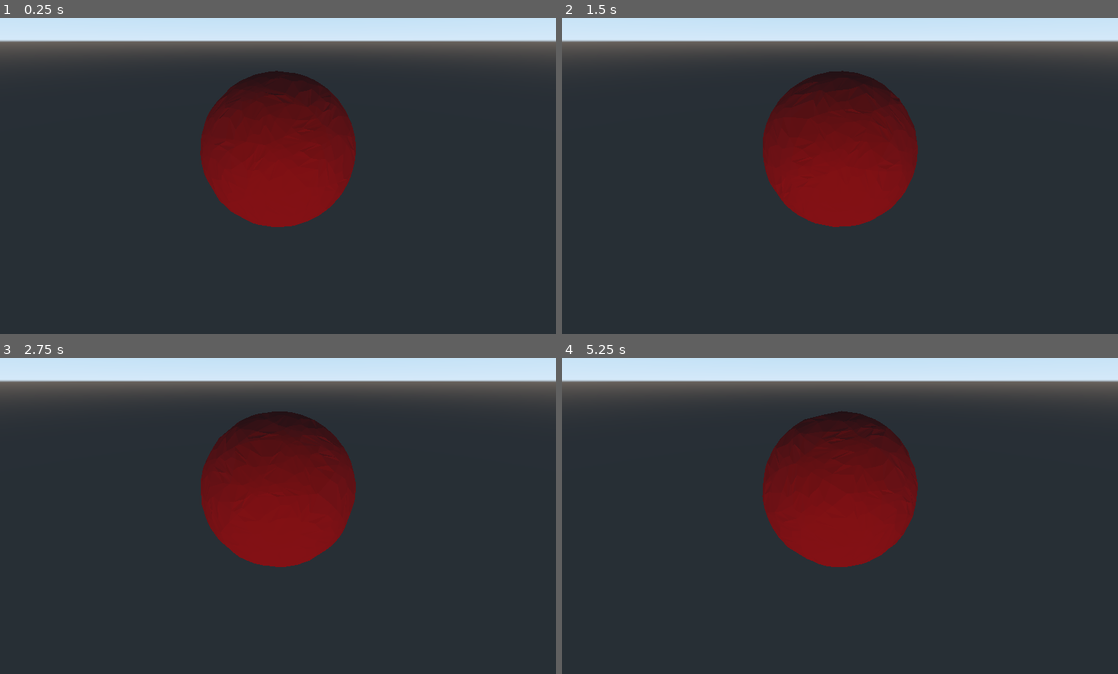
Above: before the commit, frames 1-4 (two rows, left to right).
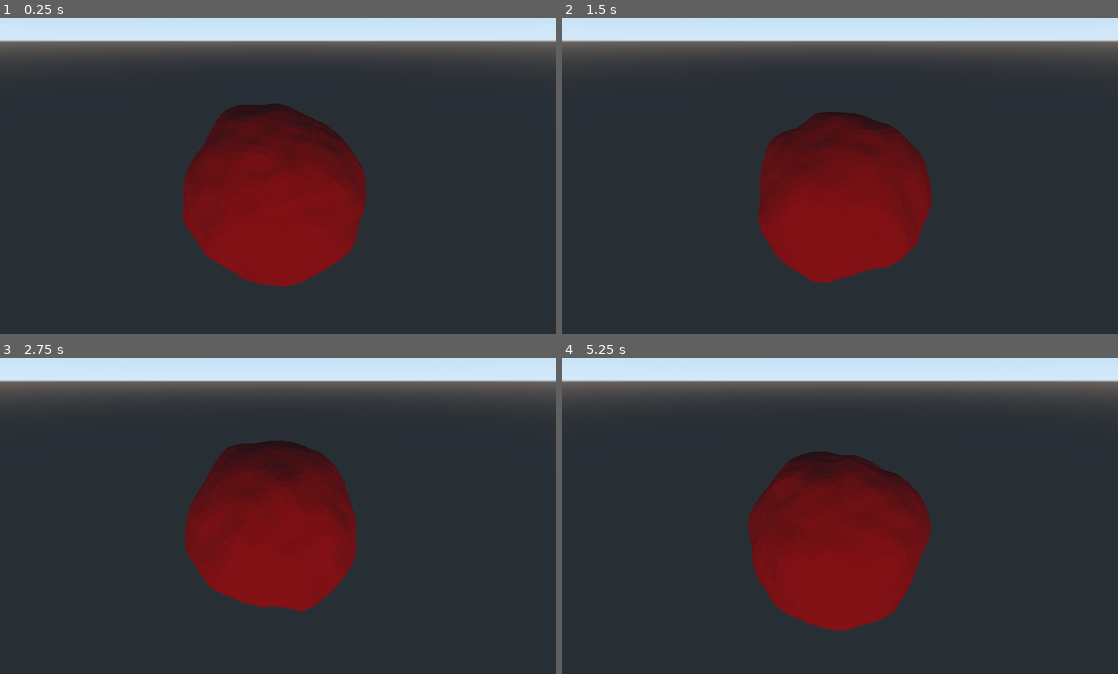
Above: after the commit, the same moments.

Repository: kevinms/godot-wild-jam-23
Game: Godot game, scene res://Icosphere.tscn
The game is run twice, just before and just after one commit, with the same random seed, the same clock (stepped at 60 frames per second) and the same inputs. This scene is started directly instead of the project's main scene.
Inputs (mouse positions are in pixels of both pictures, inside the frame that each line leads up to):
- Up to frame 1 (0.25 s): no input
- Up to frame 2 (1.5 s): tap Enter (enter) at 0.5, 0.6 s; move the mouse to (962, 153) at 0.52 s; hold D (right) 0.53-1.28 s; tap Space (jump) at 0.77 s; move the mouse to (728, 188) at 1.27 s; hold S (back) from 1.28 s (still down); click (728, 188) at 1.35 s
- Up to frame 3 (2.75 s): tap Space (jump) at 1.52 s; move the mouse to (333, 440) at 2.02 s; release S (back) at 2.03 s; hold D (right) from 2.03 s (still down); tap Enter (enter) at 2.1 s
- Up to frame 4 (5.25 s): move the mouse to (812, 576) at 2.77 s; release D (right) at 2.78 s; hold W (forward) 2.78-3.53 s; click (812, 576) at 2.85 s; tap Space (jump) at 3.02, 3.77, 4.52 s; move the mouse to (1006, 560) at 3.52 s; hold A (left) 3.53-5.03 s; tap Enter (enter) at 3.6, 5.1 s; move the mouse to (673, 462) at 4.27 s; click (673, 462) at 4.35 s; move the mouse to (867, 512) at 5.02 s; hold S (back) from 5.03 s (still down)

The runs differ from the first frame. In frame 1, 11% of the frame differs, in the area x 32-66%, y 16-86%; in frame 2, 11%; in frame 3, 8.8%; in frame 4, 12%, in the area x 33-67%, y 16-87%.

Commit message:
Modulate height of icosphere vertices based on simplex noise!

Diff:
--- a/Icosphere.gd
+++ b/Icosphere.gd
@@ -1,6 +1,19 @@
 extends Spatial
 
+var noise = OpenSimplexNoise.new()
+
+func init_noise():
+	noise.seed = randi()
+	noise.octaves = 7
+	noise.period = 20.0
+	noise.persistence = 0.8
+
+#TODO: Optionally create a hexasphere by starting with a vertex and turning all connected triangles into a hex
+#TODO: I think the winding direction is wrong and I'm seeing it's insides lol....
+
 func _ready():
+	init_noise()
+
 	var material = SpatialMaterial.new()
 	material.albedo_color = Color(0.8, 0.0, 0.0)
 
@@ -49,7 +62,13 @@
 
 # add vertex to mesh, fix position to be on unit sphere, return index
 func addVertex(p: Vector3):
-	positions.push_back(p.normalized())
+
+	p = p.normalized()
+	var n = noise.get_noise_3d(p.x, p.y, p.z)
+
+	var height = (n + 1) / 2
+	p *= height
+	positions.push_back(p)
 	var i = index
 	index += 1
 	return i
@@ -71,7 +90,7 @@
 	# not in cache, calculate it
 	var point1 = positions[p1]
 	var point2 = positions[p2]
-	var middle = point1 + point2 / 2.0
+	var middle = (point1 + point2) * 0.5
 
 	# add vertex makes sure point is on unit sphere
 	var i = addVertex(middle)
@@ -80,6 +99,8 @@
 	middlePointIndexCache[key] = i
 	return i
 
+# Translated from C# to GDScript using this resource:
+#   http://blog.andreaskahler.com/2009/06/creating-icosphere-mesh-in-code.html
 func create():
 	var t = (1.0 + sqrt(5.0)) / 2.0
 
--- a/Icosphere.tscn
+++ b/Icosphere.tscn
@@ -8,4 +8,4 @@
 script = ExtResource( 1 )
 
 [node name="Camera" type="Camera" parent="."]
-transform = Transform( 1, 0, 0, 0, 0.871402, 0.490569, 0, -0.490569, 0.871402, 0, 1.30593, 2.87413 )
+transform = Transform( 1, 0, 0, 0, 0.871402, 0.490569, 0, -0.490569, 0.871402, 0, 0.801166, 1.22698 )
Binary file added: gifs/Peek 2020-07-11 22-17.gif
Binary file added: gifs/Peek 2020-07-11 22-37.gif
